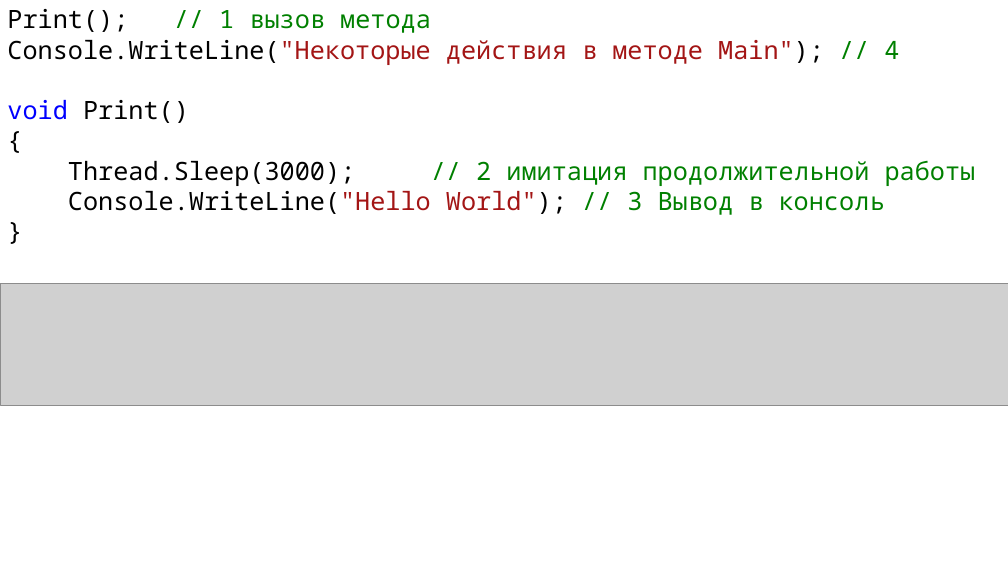
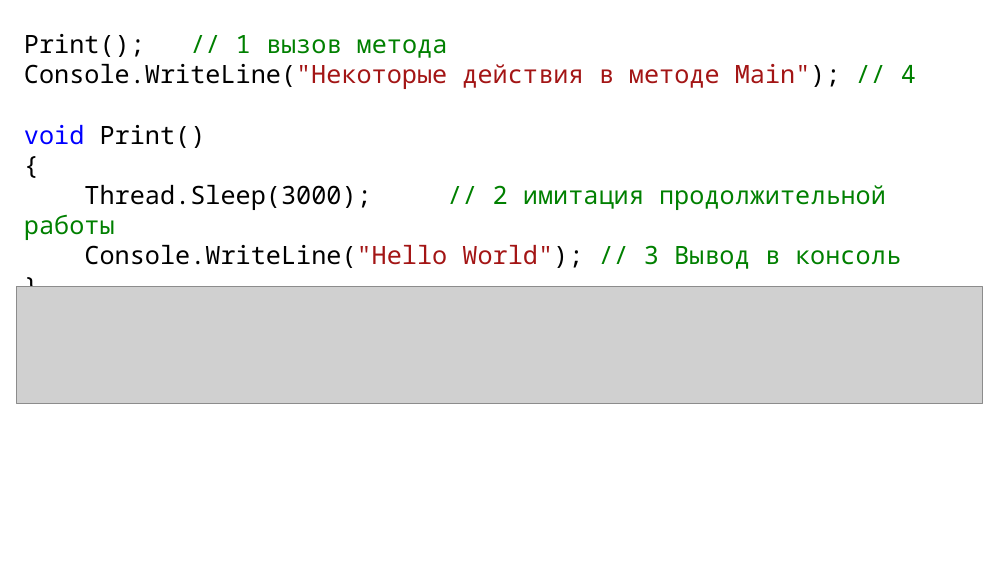
Before and after one commit to DaniilKlyukin/ITiP-3, a slide deck: slide 5 of Лекции/ИТиП 3 лек 5.pptx (slide 4 before the commit). Drawn at 1008x567 pixels with LibreOffice and Linux fonts; fonts in the diff are those of the drawing; grey boxes stand for pictures. Boxes give left, top, right and bottom in pixels: in the first picture for what was removed or moved away, otherwise in the second. Text is boxed around its words. In the diff, an @@ line names an element or a change of style, - is before the commit and + after.

```diff
--- a/Лекции/ИТиП 3 лек 5.pptx
+++ b/Лекции/ИТиП 3 лек 5.pptx
@@ text "Print(); // 1 вызов метода" rewrapped from bbox=[7, 9, 976, 215] to bbox=[24, 34, 916, 269] @@
@@ picture: place and size @@
-picture at bbox=[0, 284, 1008, 405]
+picture at bbox=[17, 287, 982, 403]
```
Also in this commit, not shown: 15 other slides changed, 23 slides added, 8 slides removed.
